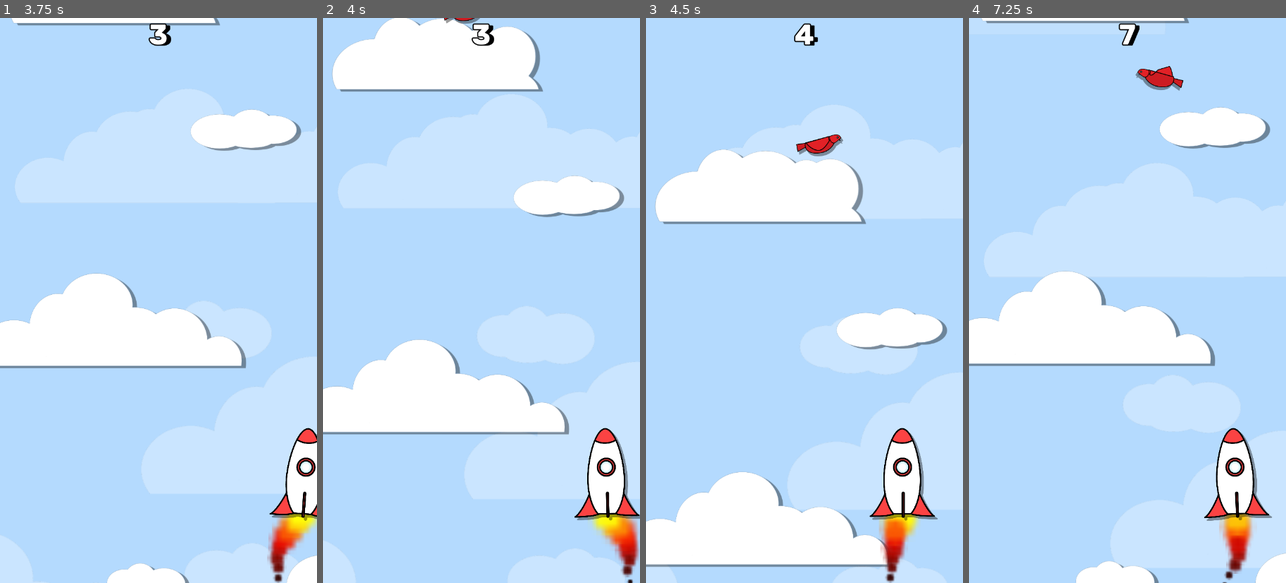
Above: before the commit, frames 1-4 (left to right).
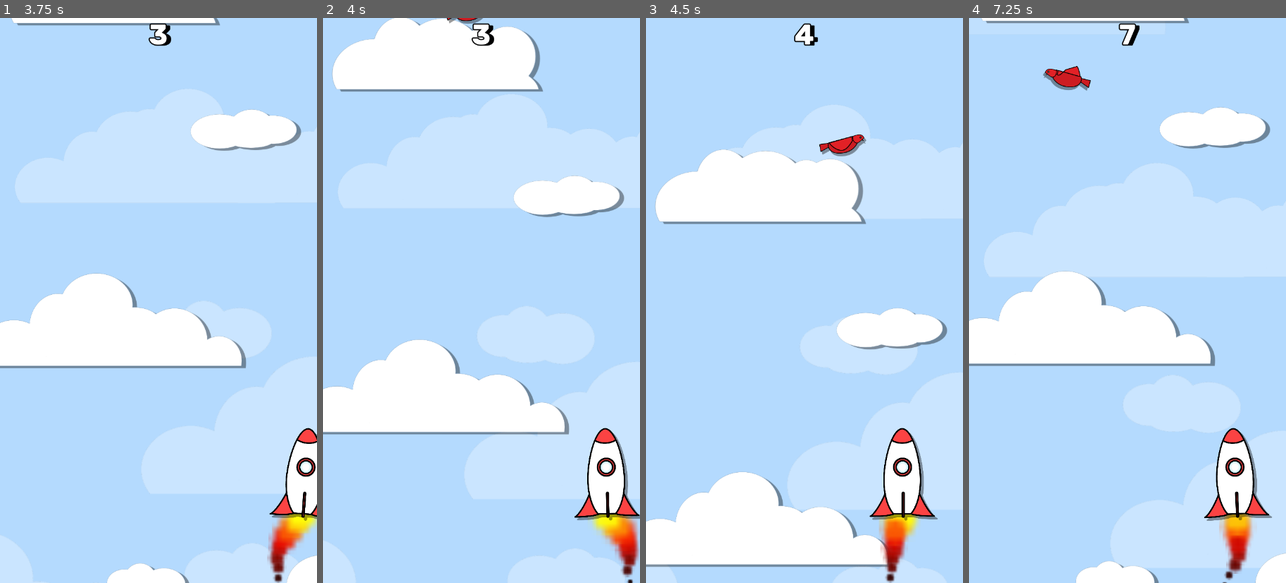
Above: after the commit, the same moments.

Repository: Ranger-NF/BlastOff
Game: Godot game, scene res://main.tscn
The game is run twice, just before and just after one commit, with the same random seed, the same clock (stepped at 60 frames per second) and the same inputs.
Inputs (mouse positions are in pixels of both pictures, inside the frame that each line leads up to):
- Up to frame 1 (3.75 s): click (158, 328) at 0.5 s; move the mouse to (228, 272) at 1.27 s; click (228, 272) at 1.42 s; drag from (95, 328) to (164, 475) at 2.02 s; move the mouse to (190, 176) at 2.77 s; click (190, 176) at 2.92 s; drag from (142, 413) to (63, 215) at 3.52 s
- Up to frame 2 (4 s): no input
- Up to frame 3 (4.5 s): move the mouse to (899, 385) at 4.27 s; click (899, 385) at 4.42 s
- Up to frame 4 (7.25 s): drag from (1032, 215) to (1079, 159) at 5.02 s; move the mouse to (1143, 300) at 5.77 s; click (1143, 300) at 5.92 s; drag from (1079, 159) to (1064, 328) at 6.52 s

Frame 1 is identical in both runs. In frame 2, less than 0.1% of the frame differs, in the area x 38-51%, y 0-1%; in frame 3, 0.6%; in frame 4, 0.8%, in the area x 23-68%, y 8-13%.

Commit message:
Added flocking 🕊

Diff:
--- a/Enemies/Birds/Bird.gd
+++ b/Enemies/Birds/Bird.gd
@@ -1 +1,56 @@
 extends "res://Enemies/Obstacle.gd"
+
+@export var max_flock_size: int = 4
+
+@onready var clipping_area: CollisionShape2D = $DetectionArea/CollisionShape2D
+
+
+enum {
+    BACK,
+    TOP,
+    BOTTOM,
+}
+
+var spawnable_locations: Array[int] = [TOP, BACK, BOTTOM]
+
+# Flock code
+func _further_setup() -> void: ## Extension of _ready() to implement extra logic per class of obstacle
+    var rand_num = randf()
+
+    if rand_num < GameManager.flock_probability and is_flock_leader:
+        initial_leader_pos = self.position
+
+        var flock_size = randi_range(2, max_flock_size)
+        _spawn_flock(flock_size)
+
+
+func _spawn_flock(flock_size: int):
+    var current_flock_size: int = 1
+
+    while current_flock_size < flock_size:
+        var new_individual: Area2D = self.duplicate()
+        var new_spawn_location: int = spawnable_locations.pick_random()
+
+        new_individual.position.x = self.position.x + (-1 * clipping_area.shape.radius )
+
+        if new_spawn_location == BACK:
+            new_individual.position.x += (-1 * clipping_area.shape.radius )
+        else:
+            match new_spawn_location:
+                TOP:
+                    new_individual.position.y += -1 * clipping_area.shape.radius
+                BOTTOM:
+                    new_individual.position.y += clipping_area.shape.radius
+
+        new_individual = _transfer_flock_properties(new_individual)
+
+        get_parent().add_child(new_individual)
+        spawnable_locations.erase(new_spawn_location)
+        current_flock_size += 1
+
+func _transfer_flock_properties(new_member: Node) -> Node:
+    new_member.is_flock_leader = false
+    new_member.flock_speed = flock_speed
+    new_member.initial_leader_pos = initial_leader_pos
+
+    return new_member
--- a/Enemies/Birds/Bird.tscn
+++ b/Enemies/Birds/Bird.tscn
@@ -100,8 +100,13 @@
 "speed": 12.0
 }]
 
+[sub_resource type="CircleShape2D" id="CircleShape2D_63gsg"]
+radius = 79.4292
+
 [node name="Bird" instance=ExtResource("1_cgdr0")]
+monitoring = false
 script = ExtResource("2_5ajeh")
+max_flock_size = 4
 
 [node name="AnimatedSprite2D" parent="." index="1"]
 material = SubResource("ShaderMaterial_dm2ne")
@@ -115,3 +120,10 @@
 [node name="CollisionShape2D" parent="." index="2"]
 position = Vector2(6, -11)
 rotation = 1.2977
+
+[node name="DetectionArea" type="Node2D" parent="." index="3"]
+
+[node name="CollisionShape2D" type="CollisionShape2D" parent="DetectionArea" index="0"]
+position = Vector2(0, -10)
+shape = SubResource("CircleShape2D_63gsg")
+disabled = true
--- a/Enemies/Obstacle.gd
+++ b/Enemies/Obstacle.gd
@@ -5,33 +5,47 @@
 @export var can_be_grouped: bool = false
 @export var can_move_horizontally: bool = true
 
+## Variables to configure groups
+var is_flock_leader: bool = true
+var flock_speed: float = 10
+var initial_leader_pos: Vector2 = Vector2.ZERO
+
 @onready var animated_sprite: AnimatedSprite2D = $AnimatedSprite2D
 
 var can_move: bool = false
 var move_vec: Vector2 = Vector2.ZERO
 
-enum {
-    LEFT,
-    RIGHT
-}
-
 # For objects that move across the screen
 var horizontal_min_speed: float = 3
-var horizontal_max_speed: float = 10
+var horizontal_max_speed: float = 6
 var horizontal_speed: float = 0 # Should be constant speed
-
-var direction_to_move: int # Left or Right
 
 func _ready() -> void:
     can_move = true
     if can_move_horizontally:
-        horizontal_speed = randf_range(3, 10 ) # Randomize
+        _determine_horizontal_movement()
+
+    if self.has_method("_further_setup"):
+        self.call("_further_setup")
+
+func _determine_horizontal_movement() -> void:
+    if is_flock_leader:
+        horizontal_speed = randf_range(horizontal_min_speed, horizontal_max_speed) # Randomize
+        flock_speed = horizontal_speed
+    else:
+        horizontal_speed = flock_speed
 
     var horizontal_screen_size = get_viewport_rect().size.x
-    if horizontal_speed != 0 and self.position.x > (horizontal_screen_size / 2): # If on the right side move to left
-        direction_to_move = LEFT
-    else:
-        direction_to_move = RIGHT
+
+    var initial_pos = self.position
+
+    if not is_flock_leader: # To prevent members of flock from flying to opposite side
+        initial_pos = initial_leader_pos
+
+    if initial_pos.x > (horizontal_screen_size / 2): # If on the right side move to left
+        horizontal_speed *= -1 # Make it move to left side (-ve x)
+        $AnimatedSprite2D.flip_h = true
+
 
 func _change_anim_speed():
     var new_speed_scale =  horizontal_speed / ((horizontal_min_speed + horizontal_max_speed)/2)
@@ -47,15 +61,9 @@
         return
 
     free_fall(delta)
-    if not horizontal_speed == 0:
 
-        match direction_to_move:
-            RIGHT:
-                move_vec.x += (horizontal_speed * delta)
-                $AnimatedSprite2D.flip_h = false
-            LEFT:
-                move_vec.x += -1 * (horizontal_speed * delta) # Make it move to left side (-ve x)
-                $AnimatedSprite2D.flip_h = true
+    if can_move_horizontally:
+        move_vec.x += (horizontal_speed * delta)
 
         move_vec.x = limit_speed(move_vec.x, horizontal_speed)
         self.position.x += move_vec.x
--- a/Managers/game_manager.gd
+++ b/Managers/game_manager.gd
@@ -11,7 +11,7 @@
 var is_left_button_pressed: bool = false
 var is_right_button_pressed: bool = false
 
-var flock_probability: float = 0.1
+var flock_probability: float = 0.2
 var satellite_falling_propability: float = 0.2
 
 func _ready() -> void:
--- a/main.tscn
+++ b/main.tscn
@@ -19,6 +19,8 @@
 @onready var obstacle_timer: Timer = $ObstacleTimer
 @onready var satellite_timer: Timer = $SatelliteTimer
 
+@onready var obstacle_path = $ObstaclePath/PathFollow2D
+
 var is_game_running: bool = false
 
 func _ready() -> void:
@@ -36,8 +38,10 @@
     if not obstacle_scene:
         push_error(\"PackedScene is not set in the export section!\")
 
-    var screen_size = get_viewport().get_visible_rect().size.x
-    var spawn_location = Vector2(randf_range(0.05 * screen_size, 0.95 * screen_size), -250)
+    obstacle_path.progress_ratio = randf()
+
+    var rand_xpos_on_path = obstacle_path.position.x
+    var spawn_location = Vector2(rand_xpos_on_path, -250)
 
     var new_obstacle = obstacle_scene.instantiate()
     new_obstacle.position = spawn_location
@@ -72,6 +76,12 @@
     spawn_obstacle(satellite_scene)
 "
 
+[sub_resource type="Curve2D" id="Curve2D_e3rry"]
+_data = {
+"points": PackedVector2Array(0, 0, 0, 0, 0, 0, 0, 0, 0, 0, 720, 0)
+}
+point_count = 2
+
 [node name="Main" type="Node"]
 script = SubResource("GDScript_vu1uo")
 bird_scene = ExtResource("1_huqlg")
@@ -102,5 +112,10 @@
 
 [node name="Settings" parent="." instance=ExtResource("9_3pxcm")]
 
+[node name="ObstaclePath" type="Path2D" parent="."]
+curve = SubResource("Curve2D_e3rry")
+
+[node name="PathFollow2D" type="PathFollow2D" parent="ObstaclePath"]
+
 [connection signal="timeout" from="ObstacleTimer" to="." method="_on_asteroid_timer_timeout"]
 [connection signal="timeout" from="SatelliteTimer" to="." method="_on_satellite_timer_timeout"]
Not shown: 1 places in Enemies/Birds/Bird.tscn that only renumber resources
Not shown: 1 places in main.tscn that only renumber resources
